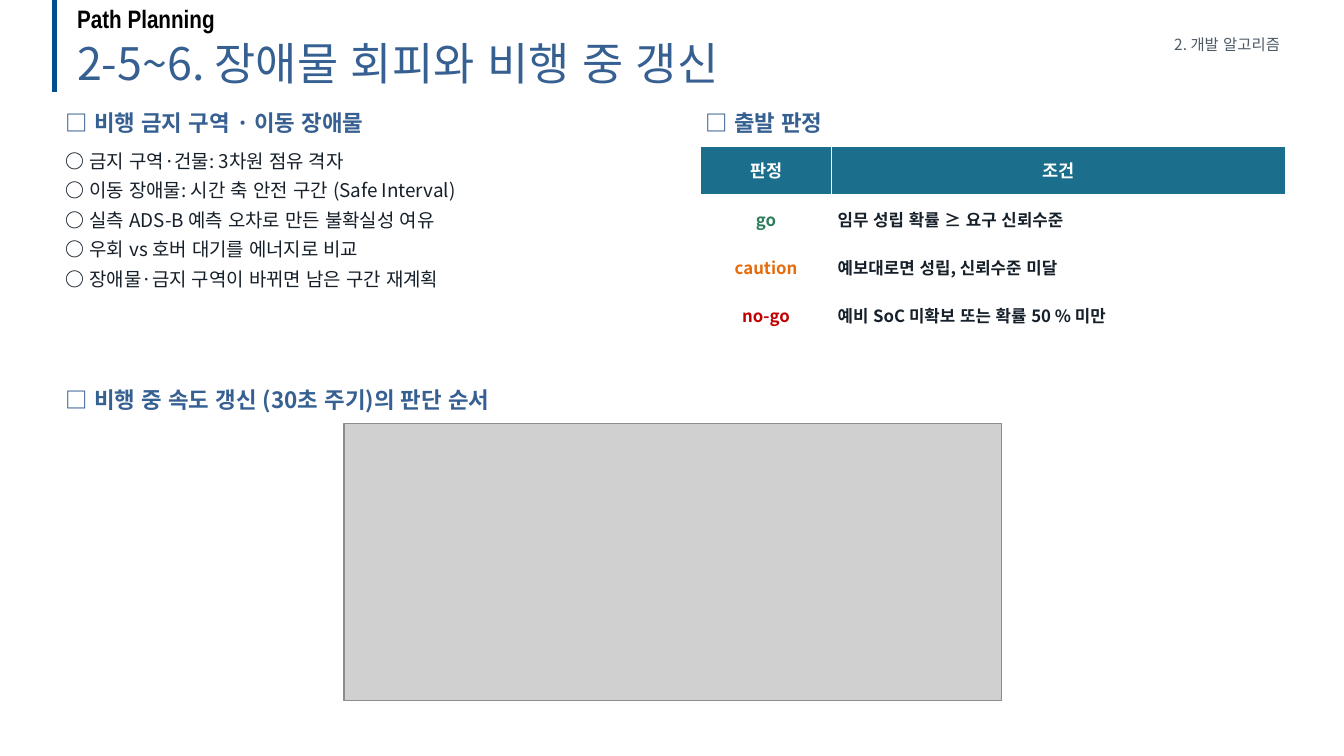
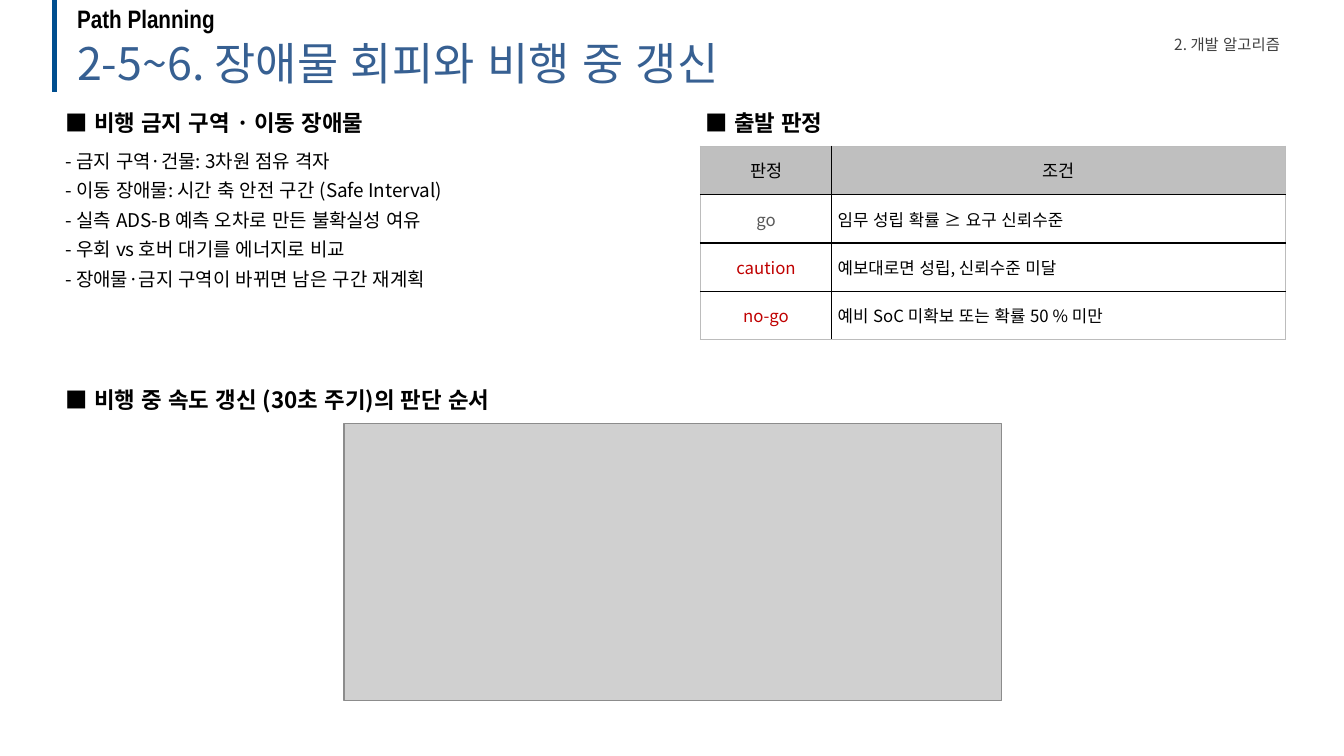
Before and after one commit to dnfl5345/Drone_path_opt, a slide deck: slide 10 of docs/drone_soc_business_talk.pptx. Drawn at 1344x756 pixels with LibreOffice and Linux fonts; fonts in the diff are those of the drawing; grey boxes stand for pictures; background and template pictures are left out. Boxes give left, top, right and bottom in pixels: in the first picture for what was removed or moved away, otherwise in the second. Text is boxed around its words. In the diff, an @@ line names an element or a change of style, - is before the commit and + after.

```diff
--- a/docs/drone_soc_business_talk.pptx
+++ b/docs/drone_soc_business_talk.pptx
@@ text "2. 개발 알고리즘" at (x1=1174, y1=37, x2=1280, y2=51): text colour #4C5A66 to #404040 @@
@@ text at (x1=94, y1=112, x2=364, y2=133): text changed; text colour #376092 to #000000 @@
-□ 비행 금지 구역 · 이동 장애물
+■ 비행 금지 구역 · 이동 장애물
@@ text at (x1=734, y1=112, x2=822, y2=133): text changed; text colour #376092 to #000000 @@
-□ 출발 판정
+■ 출발 판정
@@ table at (x1=701, y1=146, x2=1286, y2=340) @@
@@ fill #1B6E8C to #BFBFBF in row 1 @@
@@ text colour #FFFFFF to #000000 in "판정", "조건" @@
@@ bold off @@
@@ text colour #2E7D5B to #595959 in "go" @@
@@ text colour #16202A to #000000 in "임무 성립 확률 ≥ 요구 신뢰수준", "예보대로면 성립, 신뢰수준 미달", "예비 SoC 미확보 또는 확률 50 % ..." @@
@@ text colour #E46C0A to #C00000 in "caution" @@
@@ borders changed @@
@@ text at (x1=76, y1=152, x2=442, y2=288): text changed; text colour #16202A to #000000 @@
-○ 금지 구역·건물: 3차원 점유 격자
-○ 이동 장애물: 시간 축 안전 구간 (Safe Interval)
-○ 실측 ADS-B 예측 오차로 만든 불확실성 여유
-○ 우회 vs 호버 대기를 에너지로 비교
-○ 장애물·금지 구역이 바뀌면 남은 구간 재계획
+- 금지 구역·건물: 3차원 점유 격자
+- 이동 장애물: 시간 축 안전 구간 (Safe Interval)
+- 실측 ADS-B 예측 오차로 만든 불확실성 여유
+- 우회 vs 호버 대기를 에너지로 비교
+- 장애물·금지 구역이 바뀌면 남은 구간 재계획
@@ text at (x1=94, y1=389, x2=489, y2=413): text changed; text colour #376092 to #000000 @@
-□ 비행 중 속도 갱신 (30초 주기)의 판단 순서
+■ 비행 중 속도 갱신 (30초 주기)의 판단 순서
```
Also in this commit, not shown: 21 other slides changed, 10 other files.
